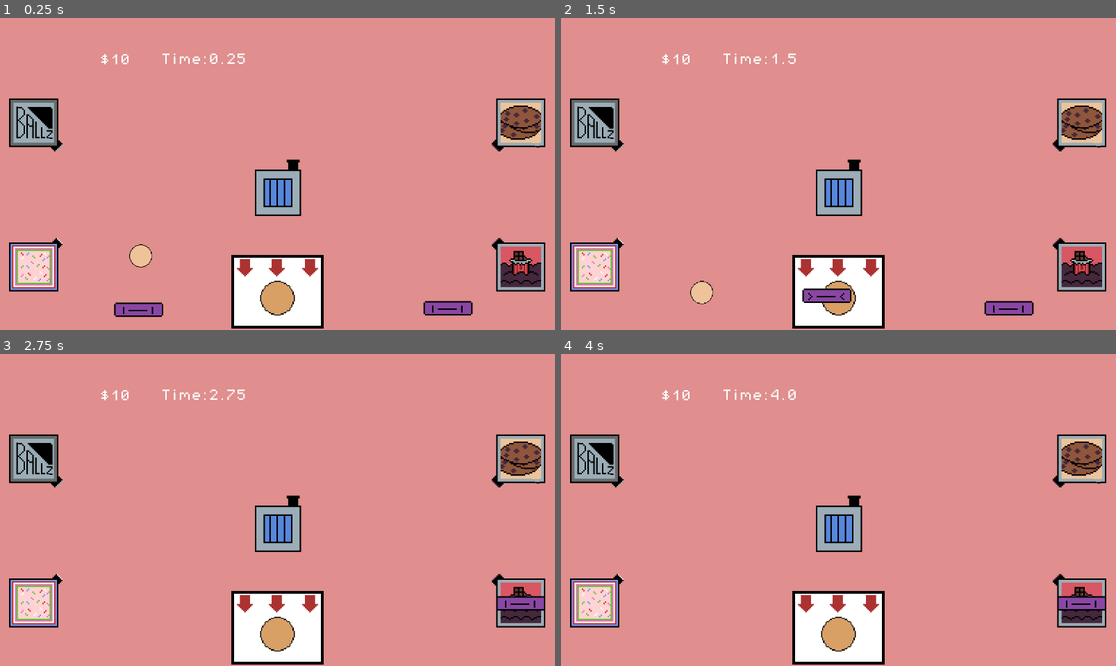
Above: before the commit, frames 1-4 (two rows, left to right).
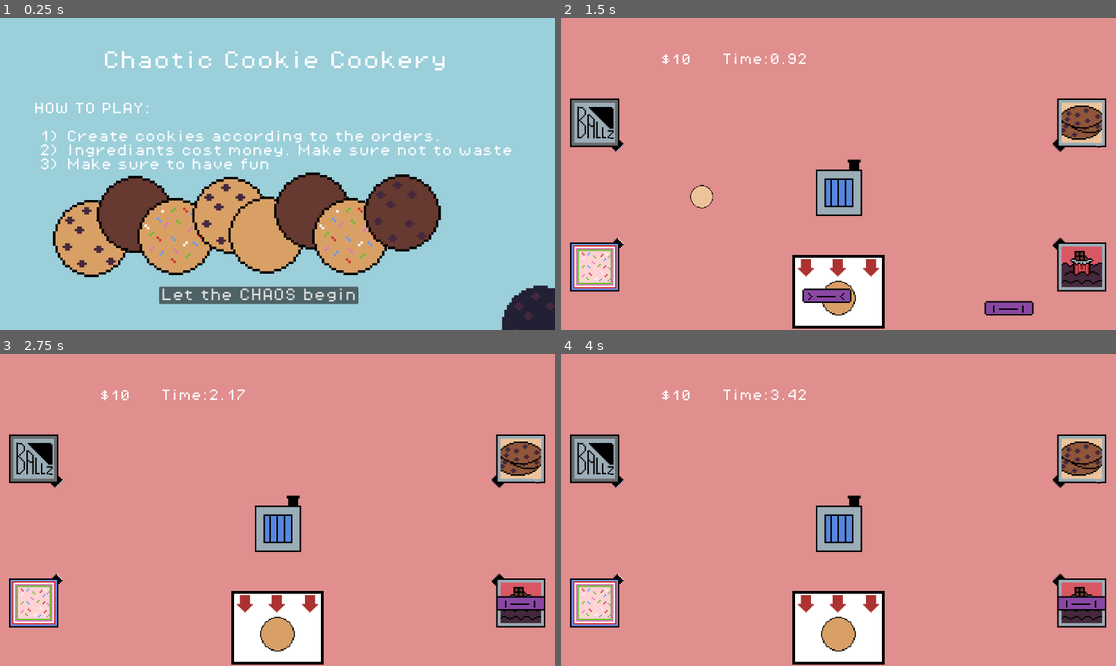
Above: after the commit, the same moments.

Repository: nimilgp/brackey-2025-aug
Game: Godot game, scene res://title_screen.tscn
Same seed, same stepped clock (60 frames per second), same inputs: the game is played once before the commit and once after it. Before the commit the project starts from res://scenes/game.tscn.
Inputs (mouse positions are in pixels of both pictures, inside the frame that each line leads up to):
- Up to frame 1 (0.25 s): no input
- Up to frame 2 (1.5 s): click (821, 295) at 0.5 s, where only the run after the commit has a clickable "Let the CHAOS begin"; drag from (699, 311) to (1082, 267) at 1.27 s
- Up to frame 3 (2.75 s): drag from (449, 644) to (521, 603) at 2.02 s
- Up to frame 4 (4 s): tap Enter at 2.75 s; move the mouse to (894, 441) at 2.77 s; hold D 2.78-3.5 s; tap Space at 3.5 s; drag from (810, 572) to (594, 603) at 3.52 s

The runs differ from the first frame. In frame 1, 100% of the frame differs, in the area x 0-100%, y 0-100%; in frame 2, 0.6%; in frame 3, less than 0.1%; in frame 4, less than 0.1%.

Commit message:
front page

Diff:
--- a/project.godot
+++ b/project.godot
@@ -11,7 +11,7 @@
 [application]
 
 config/name="cookie-crafter"
-run/main_scene="uid://dn1vfikduxn02"
+run/main_scene="uid://cj6ad02n0idxc"
 config/features=PackedStringArray("4.4", "Forward Plus")
 config/icon="res://icon.svg"
 
--- /dev/null
+++ b/scripts/start_button.gd
@@ -0,0 +1,15 @@
+extends Button
+
+
+# Called when the node enters the scene tree for the first time.
+func _ready() -> void:
+	pass # Replace with function body.
+
+
+# Called every frame. 'delta' is the elapsed time since the previous frame.
+func _process(delta: float) -> void:
+	pass
+
+
+func _on_pressed() -> void:
+	get_tree().change_scene_to_file("res://scenes/game.tscn")
--- /dev/null
+++ b/title_screen.tscn
@@ -0,0 +1,106 @@
+[gd_scene load_steps=9 format=3 uid="uid://cj6ad02n0idxc"]
+
+[ext_resource type="Texture2D" uid="uid://bj40gp8dllpsb" path="res://assets/choco-chip-cookiel.png" id="1_013yr"]
+[ext_resource type="FontFile" uid="uid://dpfdwwpkyvc4o" path="res://assets/PixelOperator8.ttf" id="1_v6p8y"]
+[ext_resource type="Texture2D" uid="uid://cm0md6ujn1cdx" path="res://assets/sprinkles-cookie.png" id="2_8vmu4"]
+[ext_resource type="Script" uid="uid://cmqst7blahvjc" path="res://scripts/start_button.gd" id="2_ak2if"]
+[ext_resource type="Texture2D" uid="uid://8uljcly0vvll" path="res://assets/plain-cookiel.png" id="3_xfn3p"]
+[ext_resource type="Texture2D" uid="uid://s28hdbamqx48" path="res://assets/chocolate-cookie.png" id="4_rhgbh"]
+[ext_resource type="Texture2D" uid="uid://d2qr1r8grc26d" path="res://assets/burnt-cookie.png" id="5_skmiq"]
+[ext_resource type="Texture2D" uid="uid://j2i5ubdm0f1u" path="res://assets/double-chocolate-cookie.png" id="6_lf08s"]
+
+[node name="TitleScreen" type="Control"]
+layout_mode = 3
+anchors_preset = 15
+anchor_right = 1.0
+anchor_bottom = 1.0
+grow_horizontal = 2
+grow_vertical = 2
+
+[node name="ColorRect" type="ColorRect" parent="."]
+layout_mode = 0
+offset_right = 1154.0
+offset_bottom = 651.0
+color = Color(0.607559, 0.811246, 0.856294, 1)
+
+[node name="Choco-chip-cookiel" type="Sprite2D" parent="."]
+position = Vector2(190, 458)
+scale = Vector2(5, 5)
+texture = ExtResource("1_013yr")
+
+[node name="Chocolate-cookie" type="Sprite2D" parent="."]
+position = Vector2(281, 408)
+scale = Vector2(5, 5)
+texture = ExtResource("4_rhgbh")
+
+[node name="Sprinkles-cookie" type="Sprite2D" parent="."]
+position = Vector2(365, 454)
+scale = Vector2(5, 5)
+texture = ExtResource("2_8vmu4")
+
+[node name="Choco-chip-cookiel2" type="Sprite2D" parent="."]
+position = Vector2(479, 410)
+scale = Vector2(5, 5)
+texture = ExtResource("1_013yr")
+
+[node name="Plain-cookiel" type="Sprite2D" parent="."]
+position = Vector2(554, 451)
+scale = Vector2(5, 5)
+texture = ExtResource("3_xfn3p")
+
+[node name="Chocolate-cookie2" type="Sprite2D" parent="."]
+position = Vector2(649, 401)
+scale = Vector2(5, 5)
+texture = ExtResource("4_rhgbh")
+
+[node name="Sprinkles-cookie2" type="Sprite2D" parent="."]
+position = Vector2(728, 454)
+scale = Vector2(5, 5)
+texture = ExtResource("2_8vmu4")
+
+[node name="Burnt-cookie" type="Sprite2D" parent="."]
+position = Vector2(1122, 636)
+scale = Vector2(5, 5)
+texture = ExtResource("5_skmiq")
+
+[node name="Double-chocolate-cookie" type="Sprite2D" parent="."]
+position = Vector2(835, 405)
+scale = Vector2(5, 5)
+texture = ExtResource("6_lf08s")
+
+[node name="StartButton" type="Button" parent="."]
+layout_mode = 0
+offset_left = 330.0
+offset_top = 558.0
+offset_right = 744.0
+offset_bottom = 594.0
+theme_override_fonts/font = ExtResource("1_v6p8y")
+theme_override_font_sizes/font_size = 27
+text = "Let the CHAOS begin"
+script = ExtResource("2_ak2if")
+
+[node name="Label" type="Label" parent="."]
+layout_mode = 0
+offset_left = 213.0
+offset_top = 69.0
+offset_right = 928.0
+offset_bottom = 109.0
+theme_override_fonts/font = ExtResource("1_v6p8y")
+theme_override_font_sizes/font_size = 40
+text = "Chaotic Cookie Cookery"
+
+[node name="Label2" type="Label" parent="."]
+layout_mode = 0
+offset_left = 70.0
+offset_top = 176.0
+offset_right = 1064.0
+offset_bottom = 318.0
+theme_override_fonts/font = ExtResource("1_v6p8y")
+theme_override_font_sizes/font_size = 25
+text = "HOW TO PLAY:
+
+ 1) Create cookies according to the orders.
+ 2) Ingrediants cost money. Make sure not to waste
+ 3) Make sure to have fun"
+
+[connection signal="pressed" from="StartButton" to="StartButton" method="_on_pressed"]
Not shown, added: scripts/start_button.gd.uid
